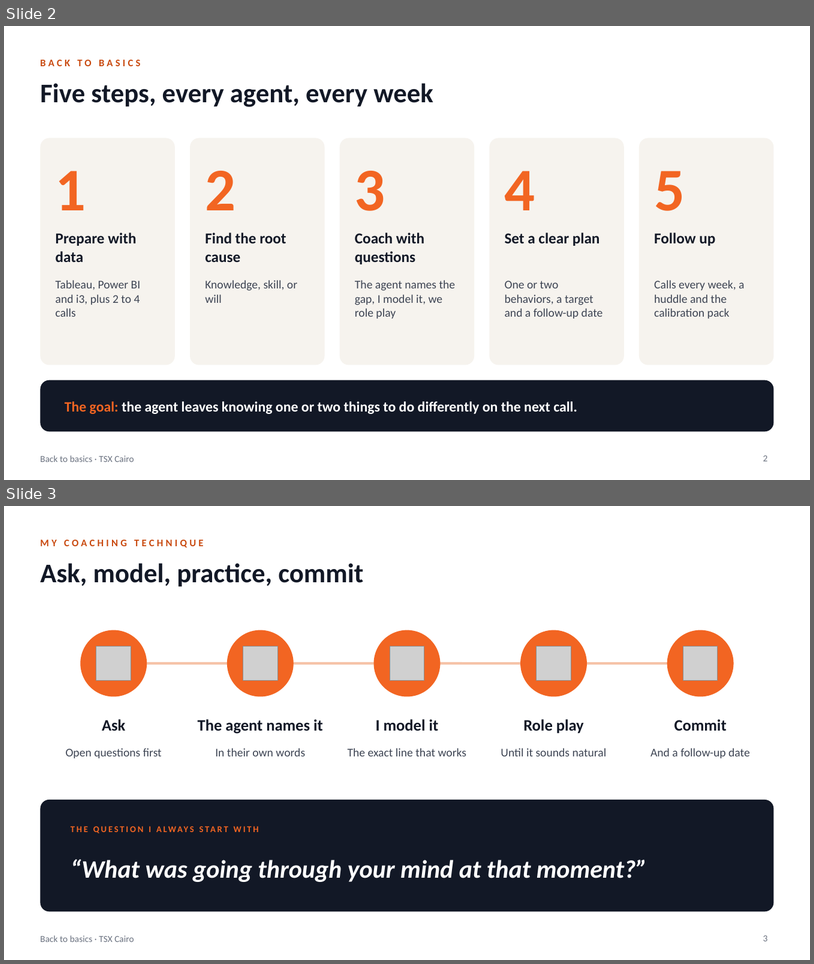
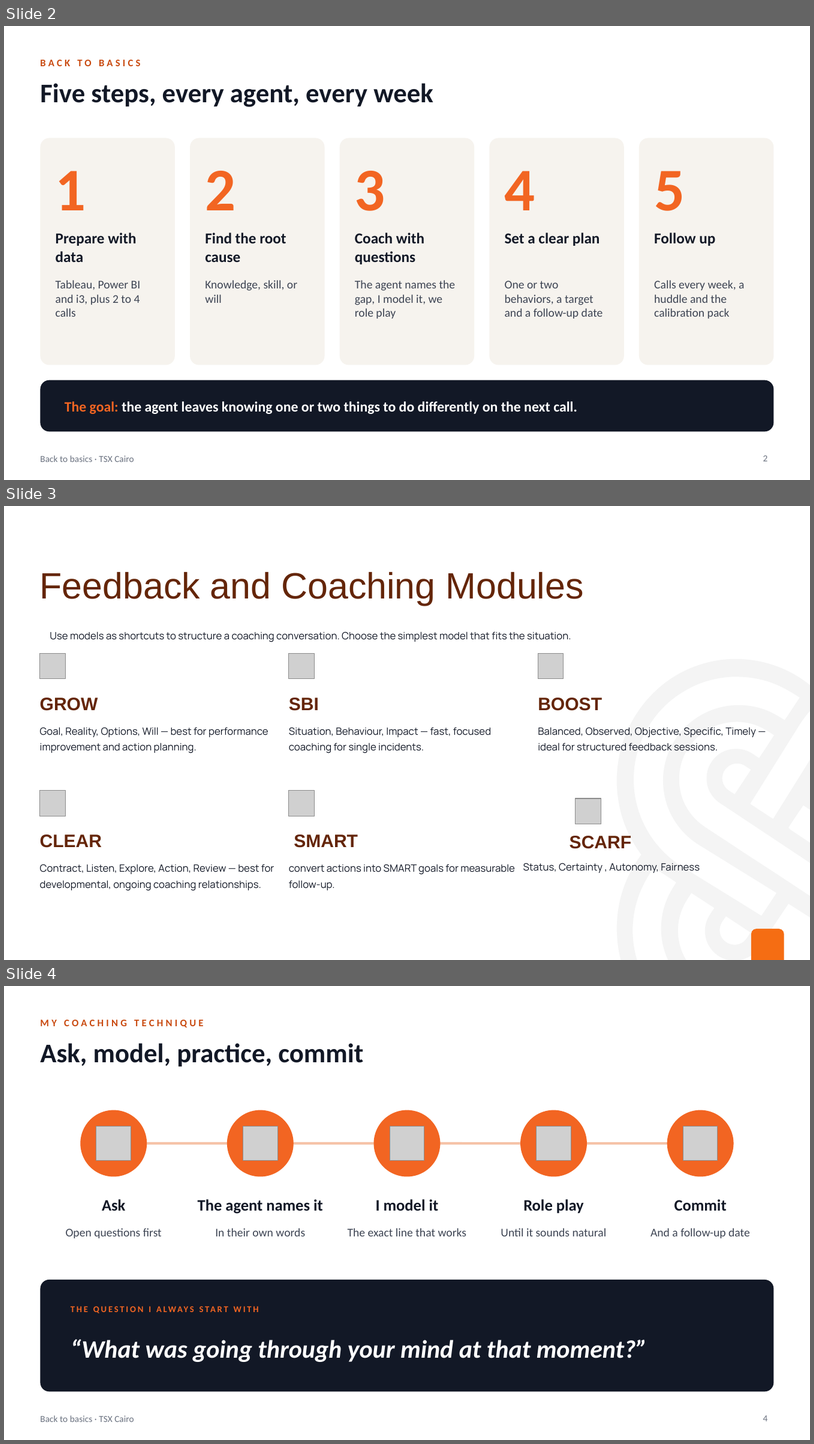
Before and after one commit to comar12/LMS, a slide deck: coaching-intelligence-pro/Back_to_Basics_Omar_Mansour.pptx. Shown one above the other, each under a label of ours: slides 2 and 3 before the commit, slides 2, 3 and 4 after it. The pictures are 814x964 and 814x1444 pixels, drawn with LibreOffice and Linux fonts; fonts in the diff are those of the drawing; grey boxes stand for pictures; background and template pictures are left out. Boxes give left, top, right and bottom in pixels: in the first picture for what was removed or moved away, otherwise in the second. Text is boxed around its words. In the diff, an @@ line names an element or a change of style, - is before the commit and + after.

```diff
--- a/coaching-intelligence-pro/Back_to_Basics_Omar_Mansour.pptx
+++ b/coaching-intelligence-pro/Back_to_Basics_Omar_Mansour.pptx
@@ slide 3 added at <box>4,506,810,960</box>, background #FFFFFF @@
@@ text added at <box>40,572,584,605</box>, 43.5 pt, text #642508 @@
+Feedback and Coaching Modules
@@ text added at <box>50,631,571,642</box>, 12 pt, text #121826 @@
+Use models as shortcuts to structure a coaching conversation. Choose the simplest model that fits the situation.
@@ picture added at <box>39,653,65,678</box> @@
@@ picture added at <box>289,653,314,678</box> @@
@@ picture added at <box>538,653,564,678</box> @@
@@ freeform shape added at <box>617,659,810,960</box>, fill #E9EAEA at 49% opacity @@
@@ text added at <box>40,697,98,711</box>, 21.5 pt, text #642508, bold @@
+GROW
@@ text added at <box>289,697,319,711</box>, 21.5 pt, text #642508, bold @@
+SBI
@@ text added at <box>538,697,602,711</box>, 21.5 pt, text #642508, bold @@
+BOOST
@@ text added at <box>40,727,269,753</box>, 12 pt, text #121826 @@
+Goal, Reality, Options, Will — best for performance improvement and action planning.
@@ text added at <box>289,727,491,753</box>, 12 pt, text #121826 @@
+Situation, Behaviour, Impact — fast, focused coaching for single incidents.
@@ text added at <box>538,727,756,751</box>, 12 pt, text #121826 @@
+Balanced, Observed, Objective, Specific, Timely — ideal for structured feedback sessions.
@@ picture added at <box>39,790,65,816</box> @@
@@ picture added at <box>289,790,314,816</box> @@
@@ picture added at <box>576,798,601,823</box> @@
@@ text added at <box>40,834,102,847</box>, 21.5 pt, text #642508, bold @@
+CLEAR
@@ text added at <box>294,834,358,847</box>, 21.5 pt, text #642508, bold @@
+SMART
@@ text added at <box>570,835,632,849</box>, 21.5 pt, text #642508, bold @@
+SCARF
@@ text added at <box>40,864,275,891</box>, 12 pt, text #121826 @@
+Contract, Listen, Explore, Action, Review — best for developmental, ongoing coaching relationships.
@@ text added at <box>289,864,515,890</box>, 12 pt, text #121826 @@
+convert actions into SMART goals for measurable follow-up.
@@ text added at <box>524,862,700,873</box>, 12 pt, text #121826 @@
+Status, Certainty , Autonomy, Fairness
@@ round same rect added at <box>752,928,785,960</box>, fill #F56D13 @@
@@ what was slide 3 is now slide 4 @@
@@ page number at <box>764,1415,768,1421</box>: text changed @@
-3
+4
```
